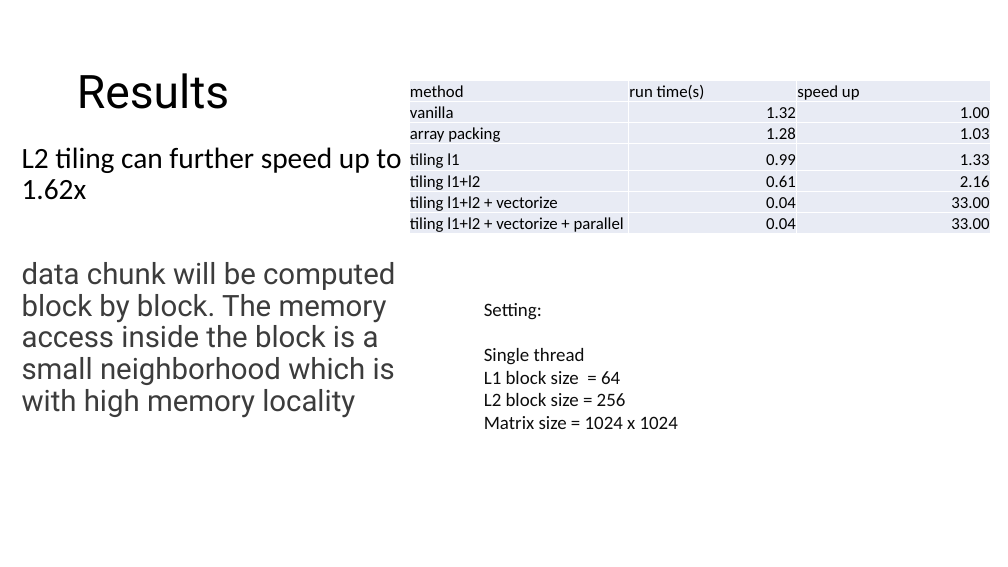
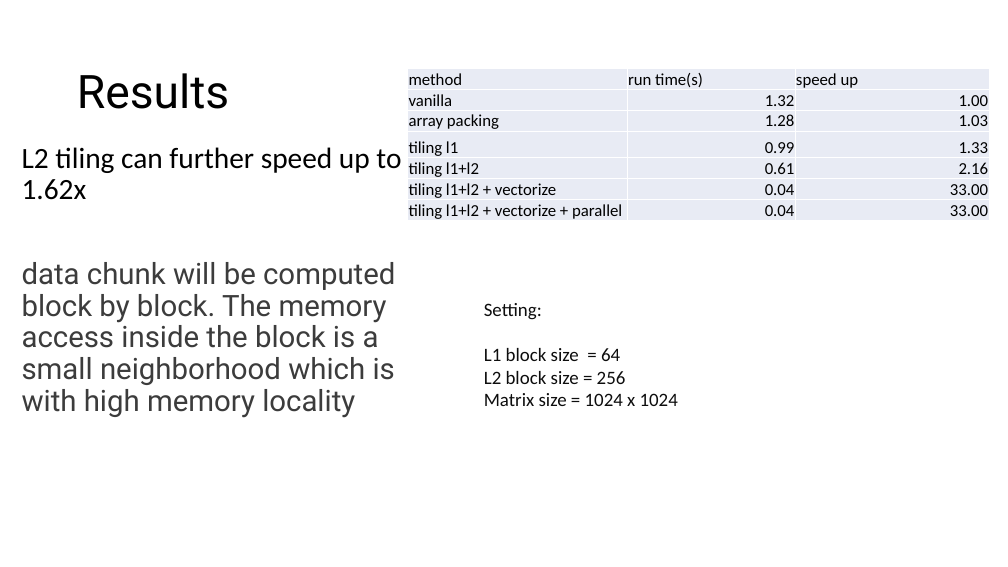
Before and after one commit to LukeLIN-web/CS345, a slide deck: slide 10 of project/midterm.pptx. Drawn at 1008x567 pixels with LibreOffice and Linux fonts; fonts in the diff are those of the drawing. Boxes give left, top, right and bottom in pixels: in the first picture for what was removed or moved away, otherwise in the second. Text is boxed around its words. In the diff, an @@ line names an element or a change of style, - is before the commit and + after.

```diff
--- a/project/midterm.pptx
+++ b/project/midterm.pptx
@@ table: place and size @@
-table at [409, 81, 990, 236]
+table at [408, 68, 988, 223]
@@ text at [484, 348, 585, 365]: paragraph removed @@
-Single thread
```
Also in this commit, not shown: 7 other slides changed, 6 other files.
